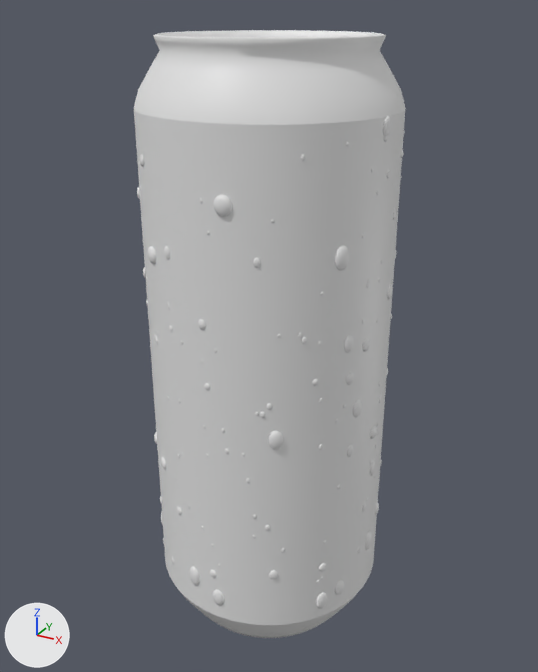
Before and after pictures for a commit that changed the glTF model models/pineapple.glb.
Both versions are drawn from a 50 mm lens placed at (0.0809, -0.1473, 0.1497), pointed at (-0.0007, 0.0011, 0.0755). Arrows for +X, +Y and +Z are at lower left; the lights stay in place. The picture after the commit comes second. Materials are left out; every surface is plain grey. Where no turn or scale is listed for an object, it has been applied to the vertices. Vertices at exactly the same position are counted once.
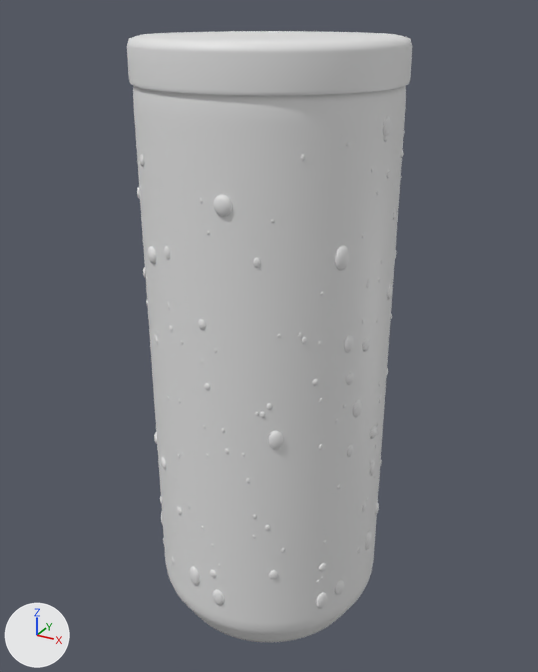
Pixel boxes (x1, y1, x2, y2) of what changed, in the pictures (538 x 672 px; the box of a moved part takes in the faces that stretch with it):
'Mesh_0', reshaped, moved (7% taller): before (134, 110, 405, 625); after (133, 86, 406, 636)
'Mesh_1', reshaped: before (134, 30, 406, 125); after (193, 610, 347, 642)
'Mesh_4', reshaped, moved (not visible before): after (127, 31, 412, 96)
part 2 of me_mesh_1, deleted: before (134, 30, 406, 125)
part 3 of me_mesh_1, added: after (193, 610, 347, 642)
part 4 of me_mesh_2, moved or reshaped (not visible afterwards): before (183, 595, 356, 638)

Edits to the bpy script that builds the scene:
```text
Change me_mesh_0:
    used by ob_mesh_0; location = (0.0, 0.0, 0.071)
    remove me_mesh_0.from_pydata(...)  # 194 vertices, 192 faces; spans x -0.029..0.029, y -0.029..0.029, z -0.0594..0.0594
    add me_mesh_0.from_pydata(...)  # 873 vertices, 1536 faces; spans x -0.029..0.029, y -0.029..0.029, z 0.0061..0.1389
    me_mesh_0 part 1: 194 vertices removed from x -0.029..0.029, y -0.029..0.029, z -0.0594..0.0594; 873 vertices added at x -0.029..0.029, y -0.029..0.029, z 0.0061..0.1389
Change me_mesh_1:
    used by ob_mesh_1; location = (0.0, 0.0, 0.0)
    remove me_mesh_1.from_pydata(...)  # 970 vertices, 1728 faces; spans x -0.029..0.029, y -0.029..0.029, z 0.1305..0.145
    add me_mesh_1.from_pydata(...)  # 679 vertices, 1152 faces; spans x -0.027..0.027, y -0.027..0.027, z 0.0..0.0061
    me_mesh_1 part 2: 970 vertices removed from x -0.029..0.029, y -0.029..0.029, z 0.1305..0.145
    me_mesh_1 part 3: 679 vertices added at x -0.027..0.027, y -0.027..0.027, z 0.0..0.0061
Change me_mesh_2:
    used by ob_mesh_2; location = (0.0, 0.0, 0.0)
    remove me_mesh_2.from_pydata(...)  # 679 vertices, 1152 faces; spans x -0.029..0.029, y -0.029..0.029, z 0.0..0.0116
    add me_mesh_2.from_pydata(...)  # 679 vertices, 1152 faces; spans x -0.0273..0.0273, y -0.0273..0.0273, z 0.1385..0.1418
    me_mesh_2 part 4: 679 of 679 vertices moved; they spanned x -0.029..0.029, y -0.029..0.029, z 0.0..0.0116 and now span x -0.0273..0.0273, y -0.0273..0.0273, z 0.1385..0.1418; mean shift (0.0, 0.0, 0.1356)
Change me_mesh_4:
    used by ob_mesh_4; location = (0.0, 0.0012, 0.1424)
    remove me_mesh_4.from_pydata(...)  # 44 vertices, 80 faces; spans x -0.00189..0.00189, y -0.00189..0.00189, z -0.00087..0.00087
    add me_mesh_4.from_pydata(...)  # 582 vertices, 960 faces; spans x -0.02958..0.02958, y -0.02958..0.02958, z 0.13557..0.14471
    me_mesh_4 part 5: 582 vertices added at x -0.02958..0.02958, y -0.02958..0.02958, z 0.13557..0.14471
    other edits to the shape of me_mesh_4 do not show in these pictures
Change ob_mesh_0:
    ob_mesh_0.location: (0.0, 0.0, 0.071) -> (0.0, 0.0, 0.0)
Change ob_mesh_4:
    ob_mesh_4.location: (0.0, 0.0012, 0.1424) -> (0.0, 0.0, 0.0)
```
